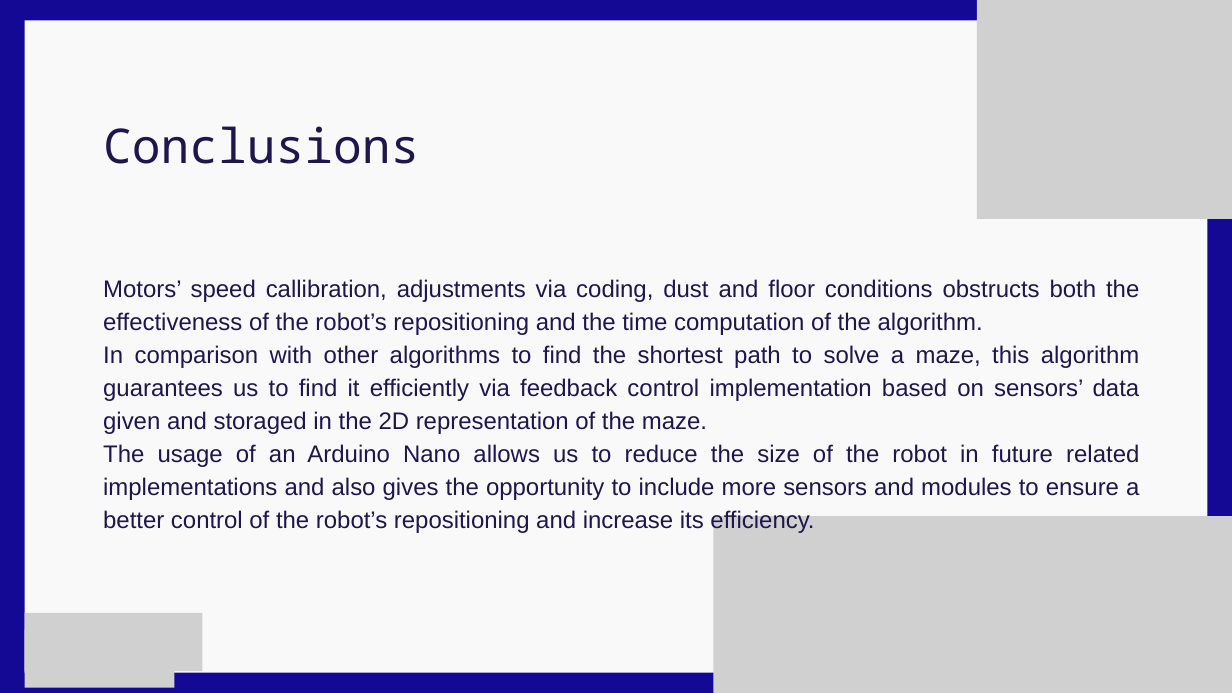
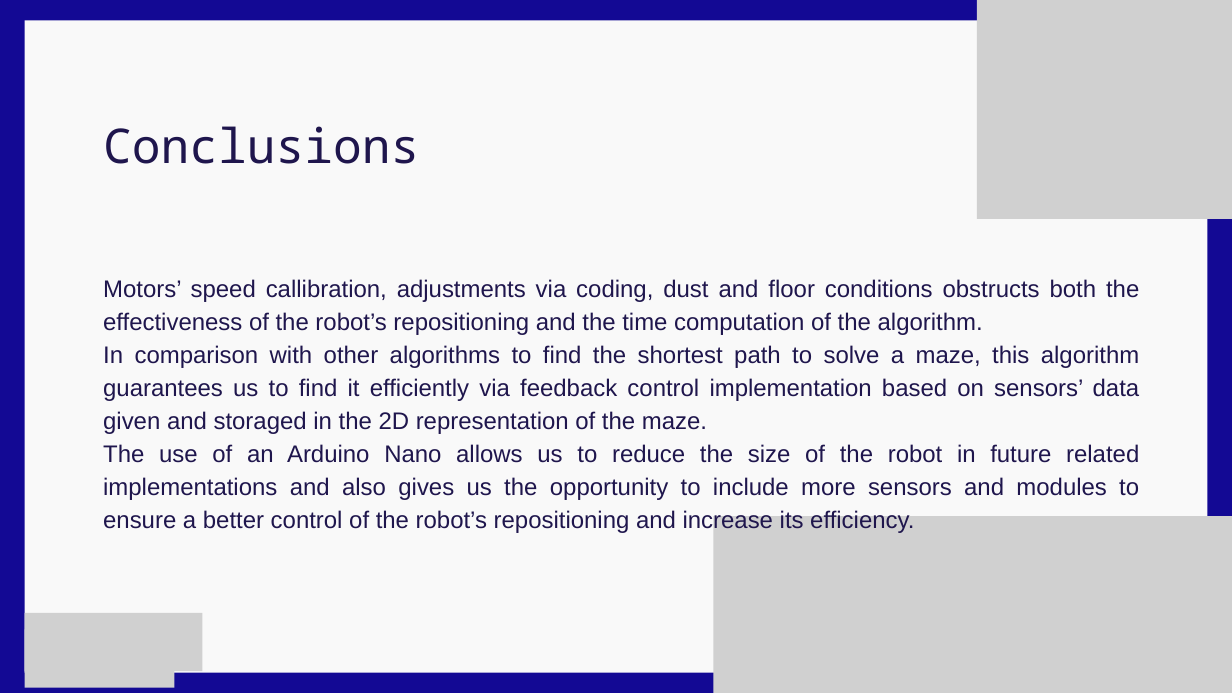
Before and after one commit to GenCabMon/proy_final_controlcont, a slide deck: slide 10 of Flood-Fill Algorithm for Maze Solving.pptx. Drawn at 1232x693 pixels with LibreOffice and Linux fonts; fonts in the diff are those of the drawing; grey boxes stand for pictures. Boxes give left, top, right and bottom in pixels: in the first picture for what was removed or moved away, otherwise in the second. Text is boxed around its words. In the diff, an @@ line names an element or a change of style, - is before the commit and + after.

```diff
--- a/Flood-Fill Algorithm for Maze Solving.pptx
+++ b/Flood-Fill Algorithm for Maze Solving.pptx
@@ text at bbox=[103, 444, 1139, 534]: text changed @@
-The usage of an Arduino Nano allows us to reduce the size of the robot in future related implementations and also gives the opportunity to include more sensors and modules to ensure a better control of the robot’s repositioning and increase its efficiency.
+The use of an Arduino Nano allows us to reduce the size of the robot in future related implementations and also gives us the opportunity to include more sensors and modules to ensure a better control of the robot’s repositioning and increase its efficiency.
```
Also in this commit, not shown: 4 other slides changed.
